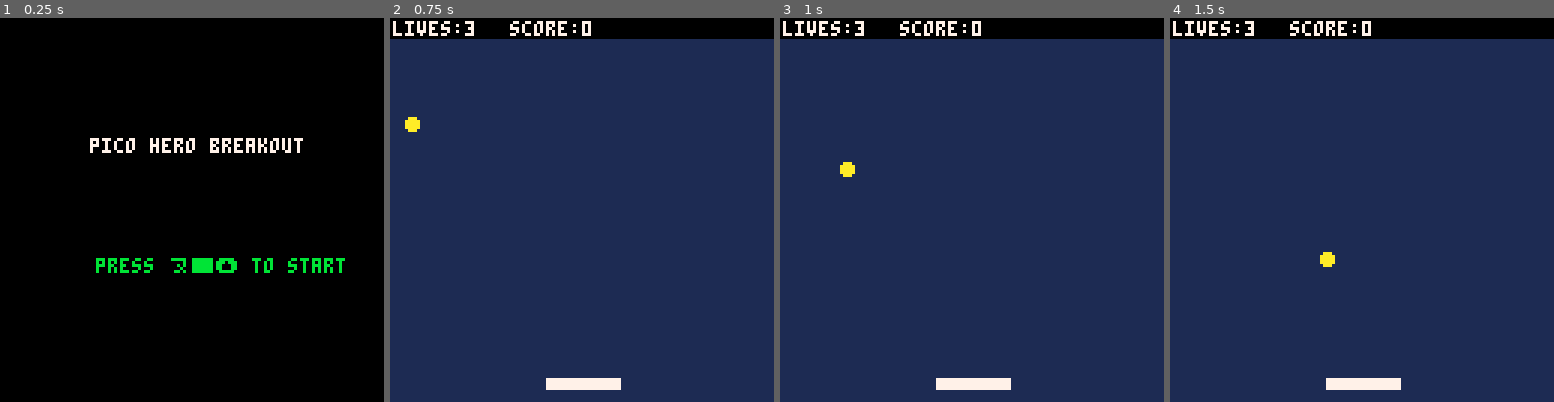
Above: before the commit, frames 1-4 (left to right).
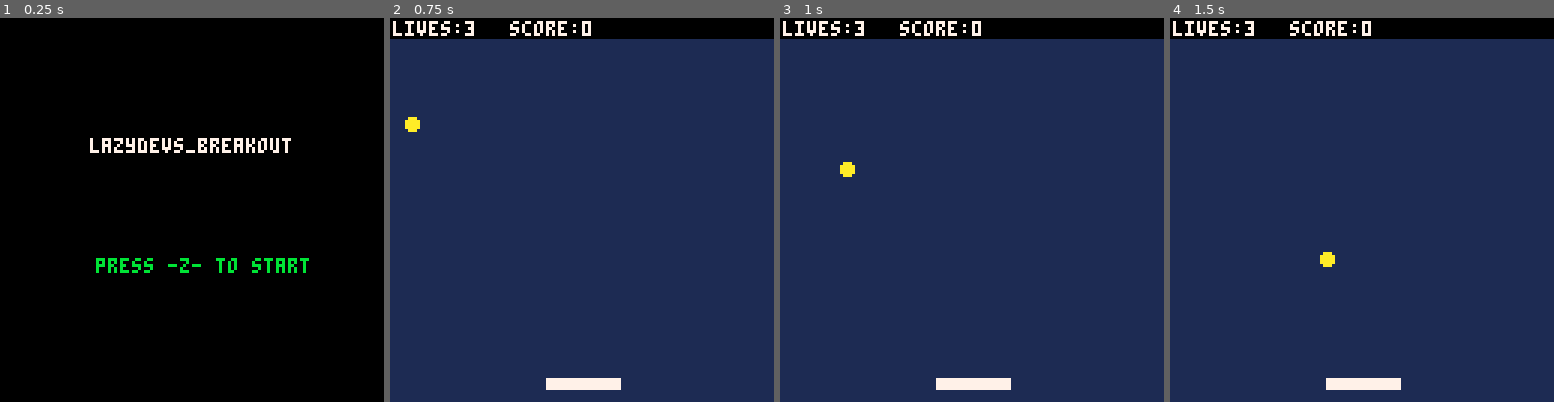
Above: after the commit, the same moments.

Repository: loathe-sum/Arithmebrick
Game: PICO-8 cartridge arithmebrick_fixed.p8
Two runs of this game, one before a commit and one after it. Both use one fixed random seed, a clock stepped at 60 frames per second and the inputs below.
Inputs:
- Up to frame 1 (0.25 s): no input
- Up to frame 2 (0.75 s): tap O (Z key) at 0.7 s
- Up to frame 3 (1 s): no input
- Up to frame 4 (1.5 s): no input

The runs differ from the first frame. In frame 1, 1.5% of the frame differs, in the area x 24-90%, y 31-67%; in frame 2, nothing differs; in frame 3, nothing differs; in frame 4, nothing differs.

Commit message:
Update arithmebrick_fixed.p8
testing github config from 2nd work device. getting rid of japanese characters for input displays

Diff:
--- a/arithmebrick_fixed.p8
+++ b/arithmebrick_fixed.p8
@@ -130,8 +130,8 @@
 
 function draw_start()
  cls()
- print("pico hero breakout",30,40,7)
- print("press ヌ█⬆️ to start",32,80,11)
+ print("lazydevs_breakout",30,40,7)
+ print("press -z- to start",32,80,11)
 end
 
 function draw_gameover()
